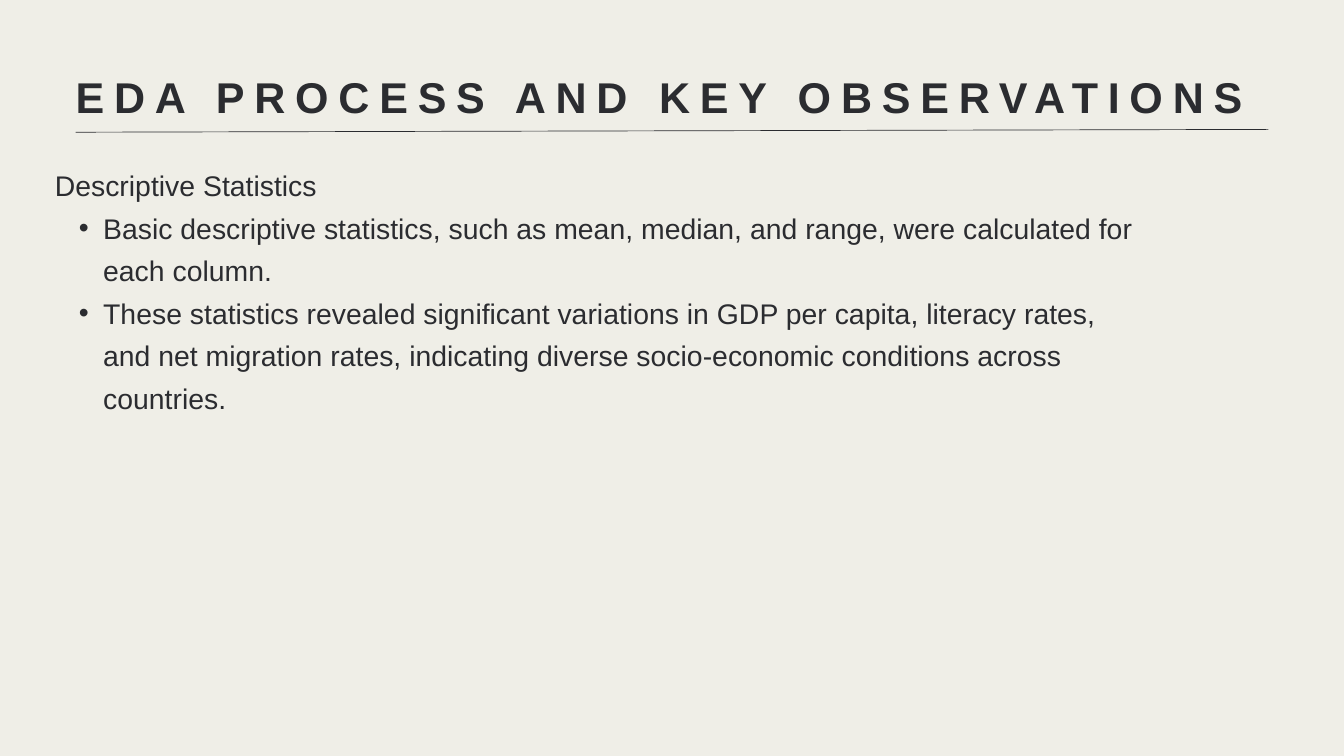
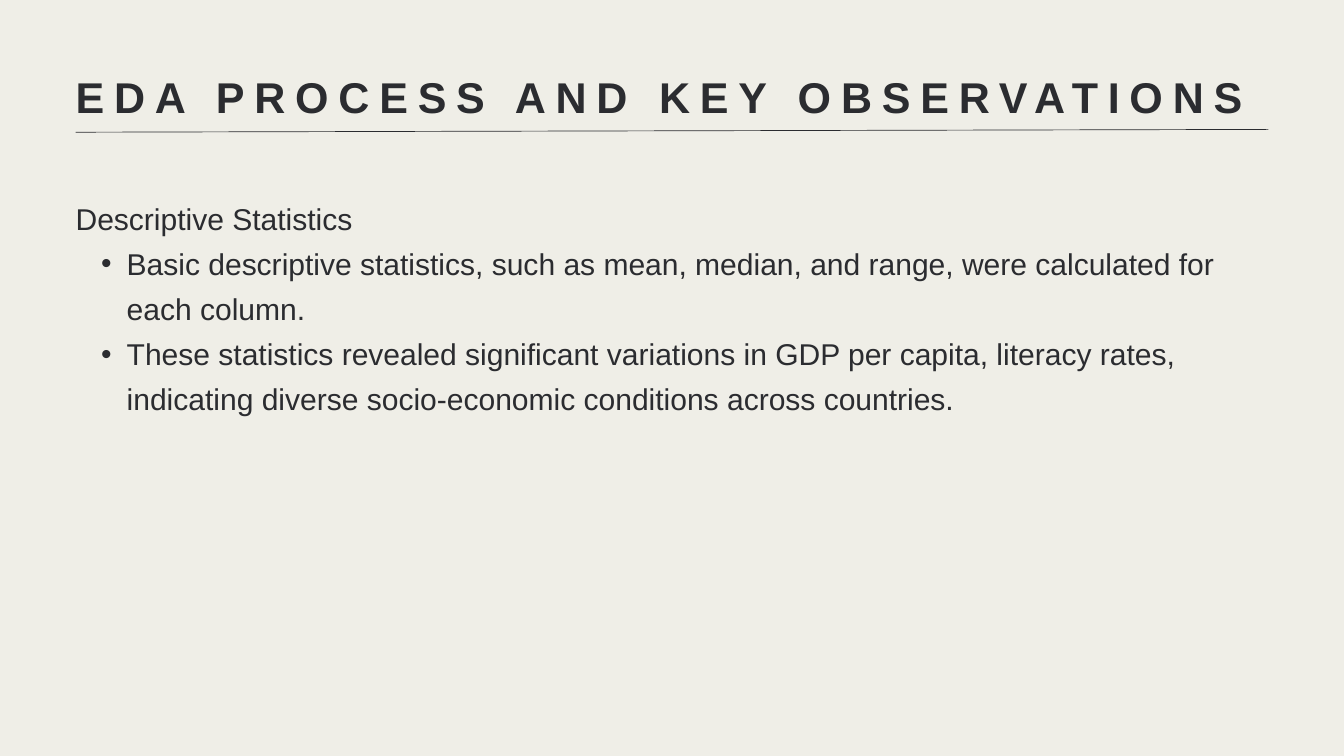
Before and after one commit to Vilars/Data110, a slide deck: slide 5 of Tete R Assignon_Project 1.pptx (slide 4 before the commit). Drawn at 1344x756 pixels with LibreOffice and Linux fonts; fonts in the diff are those of the drawing. Boxes give left, top, right and bottom in pixels: in the first picture for what was removed or moved away, otherwise in the second. Text is boxed around its words. In the diff, an @@ line names an element or a change of style, - is before the commit and + after.

```diff
--- a/Tete R Assignon_Project 1.pptx
+++ b/Tete R Assignon_Project 1.pptx
@@ text "Descriptive Statistics": place and size @@
-text "Descriptive Statistics" at <box>55,175,1132,410</box>
+text "Descriptive Statistics" at <box>76,208,1214,417</box>
@@ text at <box>76,208,1214,321</box>: size 30.4 to 32.2 pt in "Descriptive Statistics", "Basic descriptive statistics, such as mean, median, ..."; line spacing 45.7pt to 48.3pt; indent changed @@
@@ text at <box>127,343,1175,417</box>: text changed; size 30.4 to 32.2 pt @@
-  • These statistics revealed significant variations in GDP per capita, literacy rates, and net migration rates, indicating diverse socio-economic conditions across countries.
+  • These statistics revealed significant variations in GDP per capita, literacy rates, indicating diverse socio-economic conditions across countries.
```
Also in this commit, not shown: 3 other slides changed, 1 slide added, 1 slide removed.
